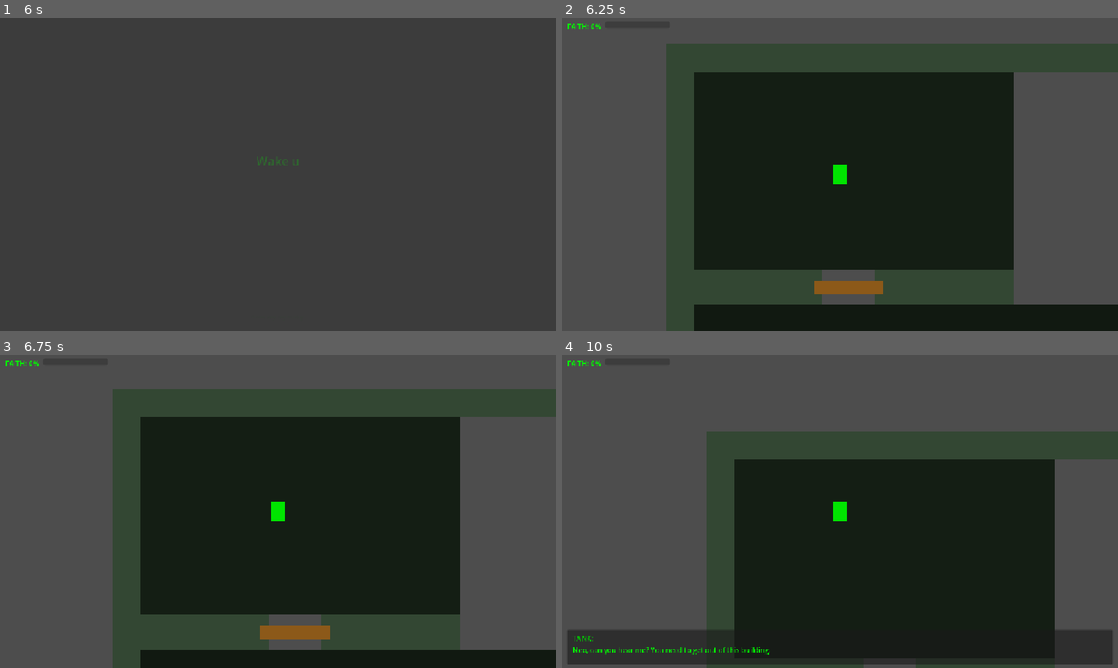
Above: before the commit, frames 1-4 (two rows, left to right).
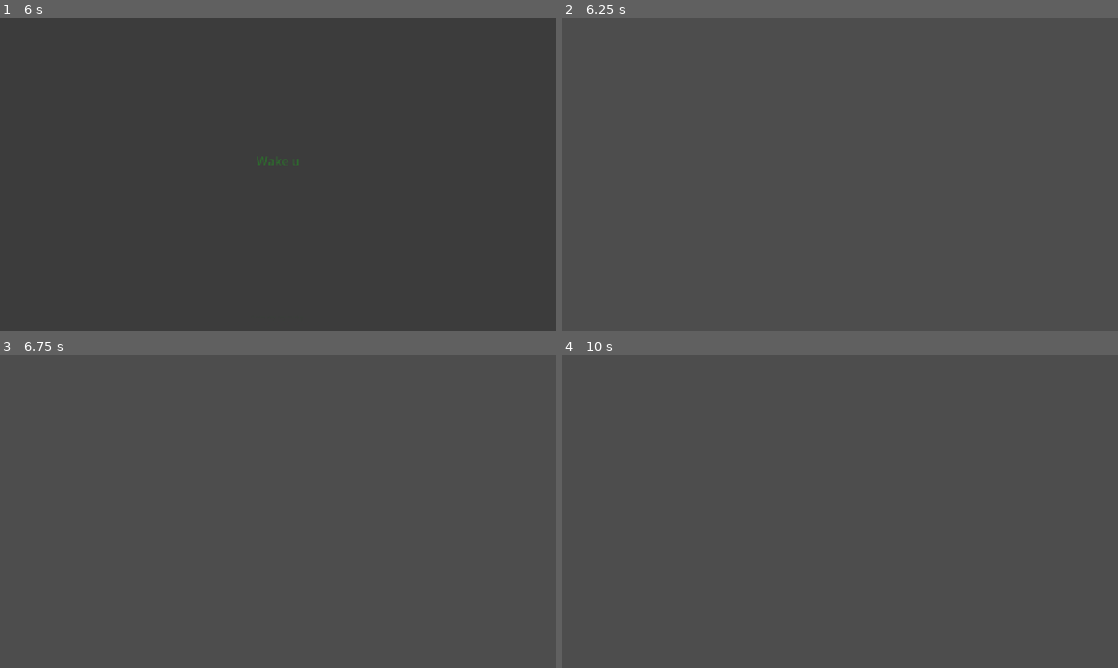
Above: after the commit, the same moments.

Repository: souli10/ressidual_self_image
Game: Godot game, scene res://scenes/ui/main_menu.tscn
Same seed, same stepped clock (60 frames per second), same inputs: the game is played once before the commit and once after it.
Inputs (mouse positions are in pixels of both pictures, inside the frame that each line leads up to):
- Up to frame 1 (6 s): tap Enter at 0.5, 5.75 s; move the mouse to (400, 158) at 0.52 s; click (400, 158) at 0.67 s; move the mouse to (166, 190) at 1.27 s; click (166, 190) at 1.42 s; move the mouse to (333, 105) at 2.02 s; click (333, 105) at 2.17 s; move the mouse to (250, 237) at 2.77 s; click (250, 237) at 2.92 s; move the mouse to (444, 221) at 3.52 s; click (444, 221) at 3.67 s; click "> START GAME" at 4.25 s; tap Space at 5 s; move the mouse to (111, 127) at 5.02 s; click (111, 127) at 5.17 s; move the mouse to (305, 174) at 5.77 s; click (305, 174) at 5.92 s
- Up to frame 2 (6.25 s): no input
- Up to frame 3 (6.75 s): tap Space at 6.5 s; move the mouse to (194, 433) at 6.52 s; click (194, 433) at 6.67 s
- Up to frame 4 (10 s): move the mouse to (962, 495) at 7.27 s; click (962, 495) at 7.42 s; move the mouse to (728, 527) at 8.02 s; click (728, 527) at 8.17 s; move the mouse to (895, 442) at 8.77 s; click (895, 442) at 8.92 s; tap Enter at 9.5 s; move the mouse to (812, 574) at 9.52 s; click (812, 574) at 9.67 s

Frame 1 is identical in both runs. In frame 2, 60% of the frame differs, in the area x 1-100%, y 1-100%; in frame 3, 58%; in frame 4, 52%.
Error after the commit: Parse Error: Identifier "sfx_elevator_door" not declared in the current scope. (res://scripts/autoloads/audio_manager.gd:39)

Commit message:
with audio and neo

Diff:
--- a/topdown/project.godot
+++ b/topdown/project.godot
@@ -22,6 +22,7 @@
 
 GameManager="*res://scripts/autoloads/game_manager.gd"
 CommandParser="*res://scripts/autoloads/command_parser.gd"
+AudioManager="*res://scripts/autoloads/audio_manager.gd"
 
 [display]
 
--- a/topdown/scenes/levels/level_boss.gd
+++ b/topdown/scenes/levels/level_boss.gd
@@ -12,6 +12,11 @@
 	level_active = true
 	_setup_navigation()
 	_setup_agent_patrol()
+
+	var door = get_node_or_null("SecureDoor")
+	if door:
+		door.object_name = "Secure Node"
+
 	await get_tree().create_timer(1.5).timeout
 	if not level_active or not is_inside_tree():
 		return
--- a/topdown/scenes/levels/level_finale.gd
+++ b/topdown/scenes/levels/level_finale.gd
@@ -31,13 +31,15 @@
 	nav_region.navigation_polygon = GameManager.build_nav_for_level([outline], self)
 
 func activate_fog() -> void:
+	AudioManager.play_pipeburst()
 	fog_active = true
+	fog_overlay.color = Color(0.05, 0.05, 0.05, 1.0)
 	fog_overlay.visible = true
 	var players = get_tree().get_nodes_in_group("player")
 	if players.size() > 0:
 		var light = PointLight2D.new()
 		light.texture = preload("res://assets/vfx/steam_particle.png")
-		light.texture_scale = 8.0
+		light.texture_scale = 1.0 # Limited 2-meter radius
 		light.color = Color(0.2, 0.8, 0.2, 0.6)
 		light.energy = 1.5
 		players[0].add_child(light)
--- a/topdown/scenes/levels/level_isolation.gd
+++ b/topdown/scenes/levels/level_isolation.gd
@@ -8,6 +8,7 @@
 
 
 func _ready() -> void:
+	AudioManager.play_elevator()
 	GameManager.current_level = "level_isolation"
 	GameManager.tank_connected = true
 	_setup_navigation()
@@ -27,6 +28,7 @@
 
 
 func _trigger_disconnect() -> void:
+	AudioManager.play_disconnect()
 	var camera = get_viewport().get_camera_2d()
 	if camera:
 		var original_offset = camera.offset
@@ -63,5 +65,6 @@
 			if hud and hud.has_method("show_message"):
 				hud.show_message("SYSTEM", "Elevator door is still locked. Hack it to proceed.", 2.0)
 			return
+		AudioManager.play_elevator_door()
 		level_active = false
 		GameManager.load_next_level()
--- a/topdown/scenes/levels/tutorial_office.tscn
+++ b/topdown/scenes/levels/tutorial_office.tscn
@@ -1,7 +1,7 @@
-[gd_scene format=3]
+[gd_scene format=3 uid="uid://igfvf1dqenej"]
 
-[ext_resource type="Script" path="res://scenes/levels/tutorial_office.gd" id="1"]
-[ext_resource type="PackedScene" path="res://scenes/player/neo.tscn" id="2"]
+[ext_resource type="Script" uid="uid://dl00q4m4m232u" path="res://scenes/levels/tutorial_office.gd" id="1"]
+[ext_resource type="PackedScene" uid="uid://bb3be13kec5a7" path="res://scenes/player/neo.tscn" id="2"]
 [ext_resource type="PackedScene" path="res://scenes/objects/locked_door.tscn" id="3"]
 [ext_resource type="PackedScene" path="res://scenes/objects/debris.tscn" id="4"]
 [ext_resource type="PackedScene" path="res://scenes/objects/distraction_obj.tscn" id="5"]
@@ -11,74 +11,77 @@
 [sub_resource type="RectangleShape2D" id="exit_shape"]
 size = Vector2(80, 16)
 
-[node name="TutorialOffice" type="Node2D"]
+[node name="TutorialOffice" type="Node2D" unique_id=423825550]
 script = ExtResource("1")
 
-[node name="NavigationRegion2D" type="NavigationRegion2D" parent="."]
+[node name="NavigationRegion2D" type="NavigationRegion2D" parent="." unique_id=1657808543]
 
-[node name="Room1Floor" type="Polygon2D" parent="."]
+[node name="Room1Floor" type="Polygon2D" parent="." unique_id=418026897]
 color = Color(0.08, 0.12, 0.08, 1)
 polygon = PackedVector2Array(32, 32, 400, 32, 400, 260, 32, 260)
 
-[node name="Room2Floor" type="Polygon2D" parent="."]
+[node name="Room2Floor" type="Polygon2D" parent="." unique_id=850675597]
 color = Color(0.07, 0.1, 0.07, 1)
 polygon = PackedVector2Array(32, 300, 608, 300, 608, 500, 32, 500)
 
-[node name="Room3Floor" type="Polygon2D" parent="."]
+[node name="Room3Floor" type="Polygon2D" parent="." unique_id=1948369063]
 color = Color(0.06, 0.09, 0.06, 1)
 polygon = PackedVector2Array(240, 540, 608, 540, 608, 720, 240, 720)
 
-[node name="Walls" type="Node2D" parent="."]
+[node name="Walls" type="Node2D" parent="." unique_id=177237414]
 
-[node name="TopWall" type="Polygon2D" parent="Walls"]
+[node name="TopWall" type="Polygon2D" parent="Walls" unique_id=479417017]
 color = Color(0.2, 0.28, 0.2, 1)
 polygon = PackedVector2Array(0, 0, 640, 0, 640, 32, 0, 32)
 
-[node name="LeftWall" type="Polygon2D" parent="Walls"]
+[node name="LeftWall" type="Polygon2D" parent="Walls" unique_id=1449840841]
 color = Color(0.2, 0.28, 0.2, 1)
 polygon = PackedVector2Array(0, 0, 32, 0, 32, 752, 0, 752)
 
-[node name="MidWallLeft" type="Polygon2D" parent="Walls"]
+[node name="MidWallLeft" type="Polygon2D" parent="Walls" unique_id=1209241578]
 color = Color(0.2, 0.28, 0.2, 1)
 polygon = PackedVector2Array(32, 260, 180, 260, 180, 300, 32, 300)
 
-[node name="MidWallRight" type="Polygon2D" parent="Walls"]
+[node name="MidWallRight" type="Polygon2D" parent="Walls" unique_id=1780184151]
 color = Color(0.2, 0.28, 0.2, 1)
 polygon = PackedVector2Array(240, 260, 400, 260, 400, 300, 240, 300)
 
-[node name="MidWall2Left" type="Polygon2D" parent="Walls"]
+[node name="MidWall2Left" type="Polygon2D" parent="Walls" unique_id=617162885]
 color = Color(0.2, 0.28, 0.2, 1)
 polygon = PackedVector2Array(32, 500, 400, 500, 400, 540, 32, 540)
 
-[node name="MidWall2Right" type="Polygon2D" parent="Walls"]
+[node name="MidWall2Right" type="Polygon2D" parent="Walls" unique_id=1243716517]
 color = Color(0.2, 0.28, 0.2, 1)
 polygon = PackedVector2Array(460, 500, 608, 500, 608, 540, 460, 540)
 
-[node name="LockedDoor" parent="." instance=ExtResource("3")]
+[node name="LockedDoor" parent="." unique_id=450363126 instance=ExtResource("3")]
 position = Vector2(210, 280)
 
-[node name="Debris" parent="." instance=ExtResource("4")]
+[node name="Debris" parent="." unique_id=798284332 instance=ExtResource("4")]
 position = Vector2(430, 520)
 
-[node name="Printer" parent="." instance=ExtResource("5")]
+[node name="Printer" parent="." unique_id=1963331500 instance=ExtResource("5")]
 position = Vector2(500, 600)
 
-[node name="Neo" parent="." instance=ExtResource("2")]
+[node name="Neo" parent="." unique_id=928576054 instance=ExtResource("2")]
 position = Vector2(200, 150)
 
-[node name="ExitZone" type="Area2D" parent="."]
+[node name="ExitZone" type="Area2D" parent="." unique_id=1883110598]
 position = Vector2(500, 700)
 collision_layer = 0
 collision_mask = 4
 
-[node name="ExitShape" type="CollisionShape2D" parent="ExitZone"]
+[node name="ExitShape" type="CollisionShape2D" parent="ExitZone" unique_id=580029291]
 shape = SubResource("exit_shape")
 
-[node name="ExitVisual" type="Polygon2D" parent="ExitZone"]
+[node name="ExitVisual" type="Polygon2D" parent="ExitZone" unique_id=1938307545]
 color = Color(0, 0.6, 0, 0.4)
 polygon = PackedVector2Array(-40, -8, 40, -8, 40, 8, -40, 8)
 
-[node name="TerminalUI" parent="." instance=ExtResource("6")]
-[node name="HUD" parent="." instance=ExtResource("7")]
+[node name="TerminalUI" parent="." unique_id=1914589216 instance=ExtResource("6")]
+visible = false
+
+[node name="HUD" parent="." unique_id=241466669 instance=ExtResource("7")]
+visible = false
 
 [connection signal="body_entered" from="ExitZone" to="." method="_on_exit_zone_body_entered"]
--- a/topdown/scenes/objects/distraction_obj.gd
+++ b/topdown/scenes/objects/distraction_obj.gd
@@ -15,6 +15,9 @@
 
 
 func _on_hacked(_command: String) -> void:
+	AudioManager.play_printer()
+	get_tree().create_timer(4.0).timeout.connect(AudioManager.stop_printer)
+
 	# Emit sound that attracts agents
 	GameManager.broadcast_hack_failure(global_position)
 
--- a/topdown/scenes/objects/locked_door.gd
+++ b/topdown/scenes/objects/locked_door.gd
@@ -10,6 +10,7 @@
 
 
 func _on_hacked(_command: String) -> void:
+	AudioManager.play_door_open()
 	# Remove from ALL collision layers so nothing blocks on us
 	collision_layer = 0
 	collision_mask = 0
--- a/topdown/scenes/player/neo.gd
+++ b/topdown/scenes/player/neo.gd
@@ -23,14 +23,68 @@
 
 func _physics_process(_delta: float) -> void:
 	if nav_agent.is_navigation_finished():
+		if is_moving:
+			AudioManager.stop_footsteps()
 		is_moving = false
 		velocity = Vector2.ZERO
 		return
-	is_moving = true
+
 	var next_pos := nav_agent.get_next_path_position()
 	var direction := global_position.direction_to(next_pos)
 	velocity = direction * speed
 	move_and_slide()
+
+	# Only play steps if actually moving
+	if get_real_velocity().length() < 10.0:
+		if is_moving:
+			AudioManager.stop_footsteps()
+		is_moving = false
+		_update_animation(Vector2.ZERO)
+	else:
+		if not is_moving:
+			AudioManager.play_footsteps()
+		is_moving = true
+		_update_animation(direction)
+
+
+func _update_animation(dir: Vector2) -> void:
+	var sprite = $Sprite2D
+	if not sprite:
+		return
+
+	# Matrix Layout (vframes=5, hframes=4):
+	# Row 0: Invalid
+	# Row 1: North (Up)
+	# Row 2: West (Left)
+	# Row 3: South (Down)
+	# Row 4: East (Right)
+	var row = 3 # Default South
+	sprite.flip_h = false # Matrix has all 4 directions, no need to flip
+
+	if abs(dir.x) > abs(dir.y):
+		if dir.x > 0:
+			row = 4 # East (Right)
+		else:
+			row = 2 # West (Left)
+	else:
+		if dir.y < 0:
+			row = 1 # North (Up)
+		else:
+			row = 3 # South (Down)
+
+	if dir == Vector2.ZERO:
+		# Idle: freeze on the first frame of the current row
+		var current_row = sprite.frame / sprite.hframes
+		if current_row == 0:
+			current_row = 3 # Fallback if somehow on invalid row
+		sprite.frame = current_row * sprite.hframes
+		return
+
+	# Animate using time
+	var anim_speed = 6.0
+	var frames_in_row = sprite.hframes
+	var current_frame = int(Time.get_ticks_msec() / 1000.0 * anim_speed) % frames_in_row
+	sprite.frame = row * frames_in_row + current_frame
 
 
 func _try_hack_at(click_pos: Vector2) -> void:
--- a/topdown/scenes/player/neo.tscn
+++ b/topdown/scenes/player/neo.tscn
@@ -1,29 +1,36 @@
-[gd_scene load_steps=2 format=3]
+[gd_scene format=3 uid="uid://bb3be13kec5a7"]
 
-[ext_resource type="Script" path="res://scenes/player/neo.gd" id="1"]
+[ext_resource type="Script" uid="uid://drwcdpgl2xsea" path="res://scenes/player/neo.gd" id="1"]
+[ext_resource type="Texture2D" uid="uid://c2c5f2lasaf1t" path="res://assets/characters/neo/Agent_Walk_SpriteSheet_4way.png" id="2_4d7wv"]
 
 [sub_resource type="RectangleShape2D" id="RectangleShape2D_neo"]
-size = Vector2(20, 20)
+size = Vector2(20, 33)
 
-[node name="Neo" type="CharacterBody2D"]
+[node name="Neo" type="CharacterBody2D" unique_id=1955037728]
 collision_layer = 4
 collision_mask = 3
 script = ExtResource("1")
 
-[node name="Sprite2D" type="Sprite2D" parent="."]
-modulate = Color(0, 1, 0, 1)
-scale = Vector2(0.5, 0.5)
+[node name="Sprite2D" type="Sprite2D" parent="." unique_id=1989732909]
+modulate = Color(0.69411767, 0.9019608, 0.60784316, 1)
+scale = Vector2(2, 2)
+texture = ExtResource("2_4d7wv")
+hframes = 4
+vframes = 5
+frame = 15
 
-[node name="Placeholder" type="Polygon2D" parent="."]
-color = Color(0, 0.9, 0, 1)
+[node name="Placeholder" type="Polygon2D" parent="." unique_id=1723304414]
+color = Color(0, 0.9019608, 0, 0)
 polygon = PackedVector2Array(-8, -12, 8, -12, 8, 12, -8, 12)
 
-[node name="CollisionShape2D" type="CollisionShape2D" parent="."]
+[node name="CollisionShape2D" type="CollisionShape2D" parent="." unique_id=1724497035]
+visible = false
+position = Vector2(0, 0.5)
 shape = SubResource("RectangleShape2D_neo")
 
-[node name="NavigationAgent2D" type="NavigationAgent2D" parent="."]
+[node name="NavigationAgent2D" type="NavigationAgent2D" parent="." unique_id=430047576]
 path_desired_distance = 4.0
 target_desired_distance = 4.0
 
-[node name="Camera2D" type="Camera2D" parent="."]
+[node name="Camera2D" type="Camera2D" parent="." unique_id=2132646342]
 zoom = Vector2(2, 2)
--- a/topdown/scenes/terminal/terminal_ui.gd
+++ b/topdown/scenes/terminal/terminal_ui.gd
@@ -78,6 +78,10 @@
 	trace_percent = 0.0
 	trace_bar.value = 0.0
 	trace_speed = lerpf(8.0, 15.0, GameManager.faith_percent / 100.0)
+
+	if current_target.object_name == "Secure Node":
+		trace_speed = 35.0  # Very fast trace
+
 	pending_command = ""
 	minigame_active = false
 
@@ -177,7 +181,10 @@
 	var scene: PackedScene = null
 	match cmd:
 		"unlock":
-			scene = tumbler_scene
+			if current_target and current_target.object_name == "Secure Node":
+				scene = deconstruct_scene # Harder minigame
+			else:
+				scene = tumbler_scene
 		"delete":
 			scene = deconstruct_scene
 		"ping":
@@ -219,6 +226,8 @@
 		current_target.cooldown_remaining = GameManager.get_cooldown()
 		if current_target is Node2D:
 			GameManager.broadcast_hack_failure(current_target.global_position)
+		if current_target.object_name == "Secure Node":
+			GameManager.agent_alert.emit(current_target.global_position)
 	_kick_from_terminal("HACK FAILED — SYSTEM LOCKOUT ENGAGED")
 
 
--- a/topdown/scenes/ui/hud.gd
+++ b/topdown/scenes/ui/hud.gd
@@ -55,6 +55,7 @@
 	for i in full_text.length():
 		dialogue_label.clear()
 		dialogue_label.append_text("[color=#00ff00]" + full_text.substr(0, i + 1) + "[/color]")
+		AudioManager.play_typing()
 		await get_tree().create_timer(typewriter_speed).timeout
 
 	await get_tree().create_timer(msg.duration).timeout
--- /dev/null
+++ b/topdown/scripts/autoloads/audio_manager.gd
@@ -0,0 +1,105 @@
+extends Node
+
+## AudioManager
+## Handles background music and global sound effects.
+
+var music_player: AudioStreamPlayer
+var sfx_player_footsteps: AudioStreamPlayer
+
+var sfx_typing: AudioStreamPlayer
+var sfx_door_open: AudioStreamPlayer
+var sfx_printer: AudioStreamPlayer
+var sfx_elevator: AudioStreamPlayer
+
+var music_stream = preload("res://assets/audio/music/main_menu_and_credits.mp3")
+var footsteps_stream = preload("res://assets/audio/sfx/freesound_community-concrete-footsteps-6752.mp3")
+
+func _ready() -> void:
+	# Keep processing even if the tree is paused (e.g., terminal open)
+	process_mode = Node.PROCESS_MODE_ALWAYS
+
+	music_player = AudioStreamPlayer.new()
+	music_player.stream = music_stream
+	music_player.bus = "Master"
+	music_player.volume_db = -10.0
+	add_child(music_player)
+
+	sfx_player_footsteps = AudioStreamPlayer.new()
+	sfx_player_footsteps.stream = footsteps_stream
+	sfx_player_footsteps.bus = "Master"
+	sfx_player_footsteps.volume_db = -5.0
+	add_child(sfx_player_footsteps)
+
+	sfx_typing = _create_sfx_player("res://assets/audio/sfx/618596__zrrion__typing-sounds-pc-1600-xt-keyboard.mp3", -8.0)
+	sfx_door_open = _create_sfx_player("res://assets/audio/sfx/soundreality-opening-door-411632.mp3", 0.0)
+	sfx_printer = _create_sfx_player("res://assets/audio/sfx/freesound_community-printer-25474.mp3", -5.0)
+	sfx_elevator = _create_sfx_player("res://assets/audio/sfx/447876__deathscyp__elevator-arriving.wav", 0.0)
+
+	# New assets
+	sfx_elevator_door = _create_sfx_player("res://assets/audio/sfx/freesound_community-large-metal-lift-door-openingwav-14459.mp3", 0.0)
+	sfx_pipeburst = _create_sfx_player("res://assets/audio/sfx/freesound_community-pipeburst-69945.mp3", 0.0)
+	sfx_disconnect = _create_sfx_player("res://assets/audio/sfx/freesound_community-tuning-radio-7150.mp3", 0.0)
+
+	play_music()
+
+func _create_sfx_player(path: String, volume: float) -> AudioStreamPlayer:
+	var player = AudioStreamPlayer.new()
+	player.stream = load(path)
+	player.bus = "Master"
+	player.volume_db = volume
+	add_child(player)
+	return player
+
+func _play_with_timeout(player: AudioStreamPlayer, max_duration: float = 4.0) -> void:
+	player.play()
+	get_tree().create_timer(max_duration).timeout.connect(player.stop)
+
+func play_music() -> void:
+	if not music_player.playing:
+		music_player.play()
+
+func stop_music() -> void:
+	music_player.stop()
+
+func play_footsteps() -> void:
+	if not sfx_player_footsteps.playing:
+		sfx_player_footsteps.play()
+
+func stop_footsteps() -> void:
+	sfx_player_footsteps.stop()
+
+func play_typing() -> void:
+	# Small random pitch shift for variety
+	sfx_typing.pitch_scale = randf_range(0.95, 1.05)
+	sfx_typing.play()
+
+func play_door_open() -> void:
+	_play_with_timeout(sfx_door_open)
+
+func play_printer() -> void:
+	_play_with_timeout(sfx_printer)
+
+func stop_printer() -> void:
+	sfx_printer.stop()
+
+func play_elevator() -> void:
+	_play_with_timeout(sfx_elevator)
+
+func play_elevator_door() -> void:
+	_play_with_timeout(sfx_elevator_door)
+
+func play_pipeburst() -> void:
+	_play_with_timeout(sfx_pipeburst)
+
+func play_disconnect() -> void:
+	_play_with_timeout(sfx_disconnect)
+
+func stop_all_sfx() -> void:
+	sfx_player_footsteps.stop()
+	sfx_typing.stop()
+	sfx_door_open.stop()
+	sfx_printer.stop()
+	sfx_elevator.stop()
+	if sfx_elevator_door: sfx_elevator_door.stop()
+	if sfx_pipeburst: sfx_pipeburst.stop()
+	if sfx_disconnect: sfx_disconnect.stop()
--- a/topdown/scripts/autoloads/game_manager.gd
+++ b/topdown/scripts/autoloads/game_manager.gd
@@ -39,11 +39,13 @@
 
 
 func restart_level() -> void:
+	AudioManager.stop_all_sfx()
 	resume_world()
 	get_tree().reload_current_scene()
 
 
 func start_new_game() -> void:
+	AudioManager.stop_all_sfx()
 	current_level_index = 0
 	faith_percent = 0.0
 	tank_connected = true
@@ -53,6 +55,7 @@
 
 
 func load_next_level() -> void:
+	AudioManager.stop_all_sfx()
 	current_level_index += 1
 	print("[GameManager] load_next_level called, index now: ", current_level_index, " / ", level_sequence.size())
 	if current_level_index < level_sequence.size():
@@ -74,11 +77,13 @@
 
 
 func load_level(level_name: String) -> void:
+	AudioManager.stop_all_sfx()
 	resume_world()
 	get_tree().change_scene_to_file(level_name)
 
 
 func load_main_menu() -> void:
+	AudioManager.stop_all_sfx()
 	current_level_index = 0
 	faith_percent = 0.0
 	tank_connected = true
Not shown, added: topdown/assets/audio/music/main_menu_and_credits.mp3.import
Not shown, added: topdown/assets/audio/music/suspense.mp3.import
Not shown, added: topdown/assets/audio/music/tense.mp3.import
Not shown, added: topdown/assets/audio/sfx/447876__deathscyp__elevator-arriving.wav.import
Not shown, added: topdown/assets/audio/sfx/618596__zrrion__typing-sounds-pc-1600-xt-keyboard.mp3.import
Not shown, added: topdown/assets/audio/sfx/dragon-studio-keyboard-typing-sound-effect-335503.mp3.import
Not shown, added: topdown/assets/audio/sfx/freesound_community-concrete-footsteps-6752.mp3.import
Not shown, added: topdown/assets/audio/sfx/freesound_community-printer-25474.mp3.import
Not shown, added: topdown/assets/audio/sfx/soundreality-opening-door-411632.mp3.import
Binary file added: topdown/assets/characters/neo/Agent_Walk_SpriteSheet_4way.png
Not shown, added: topdown/assets/characters/neo/Agent_Walk_SpriteSheet_4way.png.import
Binary file added: topdown/assets/characters/temporal_neo/NES Agent Free Version/Agent Free Version/Agent_FREE_SpriteSheet.png
(and 119 more such lines)
